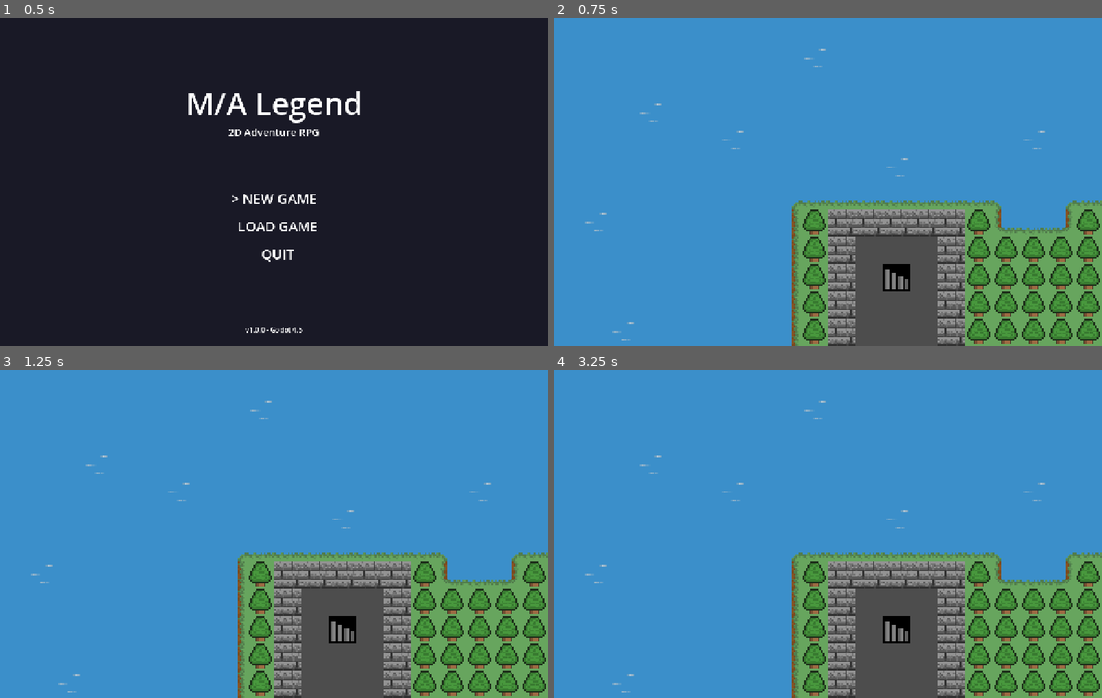
Above: before the commit, frames 1-4 (two rows, left to right).
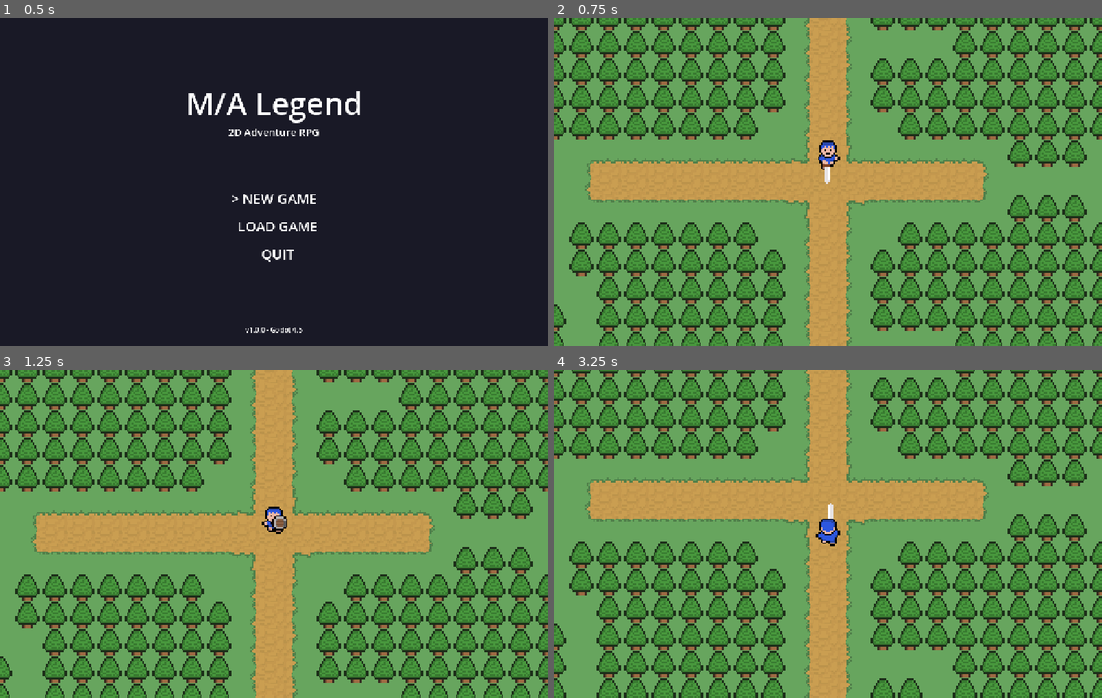
Above: after the commit, the same moments.

Repository: rickhw/java-2d-rpg-game
Game: Godot game, scene res://scenes/main.tscn
Same seed, same stepped clock (60 frames per second), same inputs: the game is played once before the commit and once after it. Sound files missing from this copy of the repository are replaced by a short silence.
Inputs:
- Up to frame 1 (0.5 s): no input
- Up to frame 2 (0.75 s): tap Enter (attack) at 0.5, 0.6 s; hold D (move_right) from 0.53 s (still down); hold Space (guard) from 0.53 s (still down)
- Up to frame 3 (1.25 s): keep holding D (move_right); keep holding Space (guard)
- Up to frame 4 (3.25 s): release D (move_right) at 1.28 s; release Space (guard) at 1.28 s; hold S (move_down) 1.28-2.03 s; tap Space (guard) at 1.35, 2.85 s; tap Enter (attack) at 1.55, 2.1, 3.05 s; hold D (move_right) 2.03-2.78 s; hold Space (guard) 2.03-2.78 s; hold W (move_up) from 2.78 s (still down)

Frame 1 is identical in both runs. In frame 2, 98% of the frame differs, in the area x 0-100%, y 0-100%; in frame 3, 98%; in frame 4, 98%.

Commit message:
Phase 3: 玩家系統 [NEW] player.tscn Player (CharacterBody2D) ├── AnimatedSprite2D ├── CollisionShape2D (SolidArea) ├── AttackArea (Area2D) │   └── CollisionShape2D └── Camera2D [NEW] player.gd 使用 move_and_slide() 處理移動 使用 Godot Input Map 處理輸入 使用 AnimatedSprite2D 處理動畫切換

Diff:
--- /dev/null
+++ b/godot/scenes/player/player.tscn
@@ -0,0 +1,32 @@
+[gd_scene load_steps=3 format=3 uid="uid://player"]
+
+[ext_resource type="Script" path="res://scripts/entities/player.gd" id="1_player"]
+
+[sub_resource type="RectangleShape2D" id="RectangleShape2D_solid"]
+size = Vector2(30, 30)
+
+[node name="Player" type="CharacterBody2D"]
+collision_layer = 1
+collision_mask = 48
+script = ExtResource("1_player")
+
+[node name="AnimatedSprite2D" type="AnimatedSprite2D" parent="."]
+scale = Vector2(4, 4)
+offset = Vector2(0, -8)
+
+[node name="CollisionShape2D" type="CollisionShape2D" parent="."]
+position = Vector2(0, 16)
+shape = SubResource("RectangleShape2D_solid")
+
+[node name="AttackArea" type="Area2D" parent="."]
+collision_layer = 0
+collision_mask = 2
+
+[node name="CollisionShape2D" type="CollisionShape2D" parent="AttackArea"]
+position = Vector2(0, 40)
+disabled = true
+shape = SubResource("RectangleShape2D_solid")
+
+[node name="Camera2D" type="Camera2D" parent="."]
+position_smoothing_enabled = true
+position_smoothing_speed = 8.0
--- a/godot/scripts/autoload/audio_manager.gd
+++ b/godot/scripts/autoload/audio_manager.gd
@@ -54,6 +54,7 @@
 func _setup_bgm_player() -> void:
 	bgm_player = AudioStreamPlayer.new()
 	bgm_player.bus = "Master"
+	bgm_player.finished.connect(_on_bgm_finished)
 	add_child(bgm_player)
 
 
@@ -116,3 +117,9 @@
 
 func set_sfx_volume(volume: float) -> void:
 	sfx_volume = clamp(volume, 0.0, 1.0)
+
+
+func _on_bgm_finished() -> void:
+	"""BGM 播放完畢後重新播放 (循環)"""
+	if current_bgm != "":
+		bgm_player.play()
--- /dev/null
+++ b/godot/scripts/entities/player.gd
@@ -0,0 +1,212 @@
+extends CharacterBody2D
+class_name Player
+## Player - 玩家控制腳本
+
+# 常數
+const TILE_SIZE = 64
+const SPEED = 256.0  # 4 tiles per second
+
+# 方向枚舉
+enum Direction { DOWN, UP, LEFT, RIGHT }
+
+# 狀態
+var current_direction: Direction = Direction.DOWN
+var is_moving: bool = false
+var is_attacking: bool = false
+var is_guarding: bool = false
+
+# 動畫
+@onready var animated_sprite: AnimatedSprite2D = $AnimatedSprite2D
+@onready var attack_area: Area2D = $AttackArea
+@onready var attack_collision: CollisionShape2D = $AttackArea/CollisionShape2D
+
+# 精靈動畫幀 (動態載入)
+var sprite_frames: SpriteFrames
+
+
+func _ready() -> void:
+	print("[Player] Initializing...")
+	_setup_animations()
+	_update_animation()
+	print("[Player] Ready at position: %s" % position)
+
+
+func _setup_animations() -> void:
+	"""設定所有動畫幀"""
+	sprite_frames = SpriteFrames.new()
+
+	# Walking 動畫 (8 FPS)
+	_add_animation("walk_down", [
+		"res://resources/player/walking/boy_down_1.png",
+		"res://resources/player/walking/boy_down_2.png"
+	], 8.0)
+	_add_animation("walk_up", [
+		"res://resources/player/walking/boy_up_1.png",
+		"res://resources/player/walking/boy_up_2.png"
+	], 8.0)
+	_add_animation("walk_left", [
+		"res://resources/player/walking/boy_left_1.png",
+		"res://resources/player/walking/boy_left_2.png"
+	], 8.0)
+	_add_animation("walk_right", [
+		"res://resources/player/walking/boy_right_1.png",
+		"res://resources/player/walking/boy_right_2.png"
+	], 8.0)
+
+	# Idle 動畫 (站立使用 walk 的第一幀)
+	_add_animation("idle_down", ["res://resources/player/walking/boy_down_1.png"], 1.0)
+	_add_animation("idle_up", ["res://resources/player/walking/boy_up_1.png"], 1.0)
+	_add_animation("idle_left", ["res://resources/player/walking/boy_left_1.png"], 1.0)
+	_add_animation("idle_right", ["res://resources/player/walking/boy_right_1.png"], 1.0)
+
+	# Guard 動畫
+	_add_animation("guard_down", ["res://resources/player/guarding/boy_guard_down.png"], 1.0)
+	_add_animation("guard_up", ["res://resources/player/guarding/boy_guard_up.png"], 1.0)
+	_add_animation("guard_left", ["res://resources/player/guarding/boy_guard_left.png"], 1.0)
+	_add_animation("guard_right", ["res://resources/player/guarding/boy_guard_right.png"], 1.0)
+
+	# Attack 動畫 (劍) - 不循環
+	_add_animation("attack_down", [
+		"res://resources/player/attacking/sword/boy_attack_down_1.png",
+		"res://resources/player/attacking/sword/boy_attack_down_2.png"
+	], 10.0, false)
+	_add_animation("attack_up", [
+		"res://resources/player/attacking/sword/boy_attack_up_1.png",
+		"res://resources/player/attacking/sword/boy_attack_up_2.png"
+	], 10.0, false)
+	_add_animation("attack_left", [
+		"res://resources/player/attacking/sword/boy_attack_left_1.png",
+		"res://resources/player/attacking/sword/boy_attack_left_2.png"
+	], 10.0, false)
+	_add_animation("attack_right", [
+		"res://resources/player/attacking/sword/boy_attack_right_1.png",
+		"res://resources/player/attacking/sword/boy_attack_right_2.png"
+	], 10.0, false)
+
+	# 移除預設動畫
+	if sprite_frames.has_animation("default"):
+		sprite_frames.remove_animation("default")
+
+	animated_sprite.sprite_frames = sprite_frames
+	print("[Player] Animations loaded")
+
+
+func _add_animation(anim_name: String, paths: Array, fps: float, loop: bool = true) -> void:
+	"""新增動畫"""
+	sprite_frames.add_animation(anim_name)
+	sprite_frames.set_animation_speed(anim_name, fps)
+	sprite_frames.set_animation_loop(anim_name, loop)
+
+	for path in paths:
+		var texture = load(path) as Texture2D
+		if texture:
+			sprite_frames.add_frame(anim_name, texture)
+		else:
+			push_warning("[Player] Failed to load texture: %s" % path)
+
+
+func _physics_process(delta: float) -> void:
+	if not GameManager.can_player_move():
+		velocity = Vector2.ZERO
+		return
+
+	# 處理攻擊
+	if Input.is_action_just_pressed("attack") and not is_attacking:
+		_start_attack()
+		return
+
+	# 處理格擋
+	is_guarding = Input.is_action_pressed("guard")
+
+	if is_attacking:
+		velocity = Vector2.ZERO
+	elif is_guarding:
+		velocity = Vector2.ZERO
+	else:
+		_handle_movement()
+
+	move_and_slide()
+	_update_animation()
+
+
+func _handle_movement() -> void:
+	"""處理移動輸入"""
+	var input_direction = Vector2.ZERO
+
+	if Input.is_action_pressed("move_up"):
+		input_direction.y -= 1
+		current_direction = Direction.UP
+	elif Input.is_action_pressed("move_down"):
+		input_direction.y += 1
+		current_direction = Direction.DOWN
+
+	if Input.is_action_pressed("move_left"):
+		input_direction.x -= 1
+		current_direction = Direction.LEFT
+	elif Input.is_action_pressed("move_right"):
+		input_direction.x += 1
+		current_direction = Direction.RIGHT
+
+	is_moving = input_direction != Vector2.ZERO
+	velocity = input_direction.normalized() * SPEED
+
+
+func _start_attack() -> void:
+	"""開始攻擊"""
+	is_attacking = true
+	AudioManager.play_sfx("swing_weapon")
+
+	# 播放攻擊動畫
+	var anim_name = "attack_" + _get_direction_name()
+	animated_sprite.play(anim_name)
+
+	# 啟用攻擊碰撞區域
+	_update_attack_area()
+	attack_collision.disabled = false
+
+	# 等待動畫結束
+	await animated_sprite.animation_finished
+
+	# 結束攻擊
+	attack_collision.disabled = true
+	is_attacking = false
+
+
+func _update_attack_area() -> void:
+	"""根據方向更新攻擊區域位置"""
+	match current_direction:
+		Direction.DOWN:
+			attack_collision.position = Vector2(0, 48)
+		Direction.UP:
+			attack_collision.position = Vector2(0, -48)
+		Direction.LEFT:
+			attack_collision.position = Vector2(-48, 0)
+		Direction.RIGHT:
+			attack_collision.position = Vector2(48, 0)
+
+
+func _update_animation() -> void:
+	"""更新動畫狀態"""
+	if is_attacking:
+		return  # 攻擊動畫由 _start_attack 控制
+
+	var anim_name: String
+	if is_guarding:
+		anim_name = "guard_" + _get_direction_name()
+	elif is_moving:
+		anim_name = "walk_" + _get_direction_name()
+	else:
+		anim_name = "idle_" + _get_direction_name()
+
+	if animated_sprite.animation != anim_name:
+		animated_sprite.play(anim_name)
+
+
+func _get_direction_name() -> String:
+	"""取得方向名稱字串"""
+	match current_direction:
+		Direction.DOWN: return "down"
+		Direction.UP: return "up"
+		Direction.LEFT: return "left"
+		Direction.RIGHT: return "right"
+	return "down"
--- a/godot/scripts/map_loader.gd
+++ b/godot/scripts/map_loader.gd
@@ -52,7 +52,7 @@
 	var tileset = TileSet.new()
 	tileset.tile_size = Vector2i(TILE_SIZE, TILE_SIZE)
 
-	# 建立物理層 (用於碰撞)
+	# 建立物理層 (用於碰撞) - 必須在 add_source 之前設定
 	tileset.add_physics_layer()
 	tileset.set_physics_layer_collision_layer(0, 1 << 4)  # tiles layer (layer 5)
 	tileset.set_physics_layer_collision_mask(0, 0)
@@ -91,27 +91,34 @@
 	atlas_source.texture = atlas_texture
 	atlas_source.texture_region_size = Vector2i(TILE_SIZE, TILE_SIZE)
 
-	# 為每個 tile 建立 atlas 座標
+	# 先建立所有 tiles
 	for i in range(38):
 		var atlas_coords = Vector2i(i, 0)
 		atlas_source.create_tile(atlas_coords)
 
-		# 設定碰撞
+	# 先將 source 加入 tileset (這樣 physics layer 才會生效)
+	var source_id = tileset.add_source(atlas_source)
+
+	# 現在設定碰撞 (在 source 加入 tileset 之後)
+	for i in range(38):
 		if TILE_COLLISION.get(i, false):
+			var atlas_coords = Vector2i(i, 0)
 			var tile_data = atlas_source.get_tile_data(atlas_coords, 0)
 			if tile_data:
-				# 建立碰撞多邊形 (整個 tile，大小為 TILE_SIZE)
+				# 設定碰撞多邊形 (整個 tile)
+				tile_data.set_collision_polygons_count(0, 1)
 				var polygon = PackedVector2Array([
 					Vector2(0, 0),
 					Vector2(TILE_SIZE, 0),
 					Vector2(TILE_SIZE, TILE_SIZE),
 					Vector2(0, TILE_SIZE)
 				])
-				tile_data.add_collision_polygon(0)
 				tile_data.set_collision_polygon_points(0, 0, polygon)
 
-	tileset.add_source(atlas_source)
-	print("[MapLoader] Created TileSet with %d tiles (size: %dx%d)" % [tile_images.size(), TILE_SIZE, TILE_SIZE])
+	print("[MapLoader] Created TileSet with %d tiles (size: %dx%d), collision tiles: %d" % [
+		tile_images.size(), TILE_SIZE, TILE_SIZE,
+		TILE_COLLISION.values().count(true)
+	])
 	return tileset
 
 
--- a/godot/scripts/world_map.gd
+++ b/godot/scripts/world_map.gd
@@ -2,11 +2,15 @@
 ## WorldMap - 世界地圖場景腳本
 
 const MapLoader = preload("res://scripts/map_loader.gd")
+const PlayerScene = preload("res://scenes/player/player.tscn")
 
 @onready var tilemap: TileMapLayer = $TileMapLayer
+@onready var entities_node: Node2D = $Entities
+@onready var player_container: Node2D = $Entities/Player
 
 var map_data: Array = []
 var tileset: TileSet
+var player: CharacterBody2D
 
 
 func _ready() -> void:
@@ -24,5 +28,39 @@
 
 	print("[WorldMap] Map loaded successfully")
 
+	# 生成玩家
+	_spawn_player()
+
 	# 通知 GameManager 地圖已載入
 	GameManager.change_map(GameManager.MapType.WORLD_MAP)
+
+
+func _spawn_player() -> void:
+	"""在起始位置生成玩家"""
+	player = PlayerScene.instantiate()
+
+	# 設定起始位置 (根據原始 Java 版本: 23*TILE_SIZE, 21*TILE_SIZE)
+	# 對應 worldmap 的道路位置
+	var start_tile_x = 23
+	var start_tile_y = 21
+	player.position = Vector2(
+		start_tile_x * GameManager.tile_size + GameManager.tile_size / 2,
+		start_tile_y * GameManager.tile_size + GameManager.tile_size / 2
+	)
+
+	player_container.add_child(player)
+
+	# 設定攝影機限制
+	var camera = player.get_node("Camera2D") as Camera2D
+	if camera:
+		var map_width = map_data[0].size() if map_data.size() > 0 else 50
+		var map_height = map_data.size()
+
+		camera.limit_left = 0
+		camera.limit_top = 0
+		camera.limit_right = map_width * GameManager.tile_size
+		camera.limit_bottom = map_height * GameManager.tile_size
+
+		print("[WorldMap] Camera limits set: %d x %d" % [camera.limit_right, camera.limit_bottom])
+
+	print("[WorldMap] Player spawned at tile (%d, %d)" % [start_tile_x, start_tile_y])
Not shown: 1 places in godot/scenes/maps/world_map.tscn that only renumber resources
Not shown, added: godot/scripts/entities/player.gd.uid
Not shown, changed: godot/task.md
